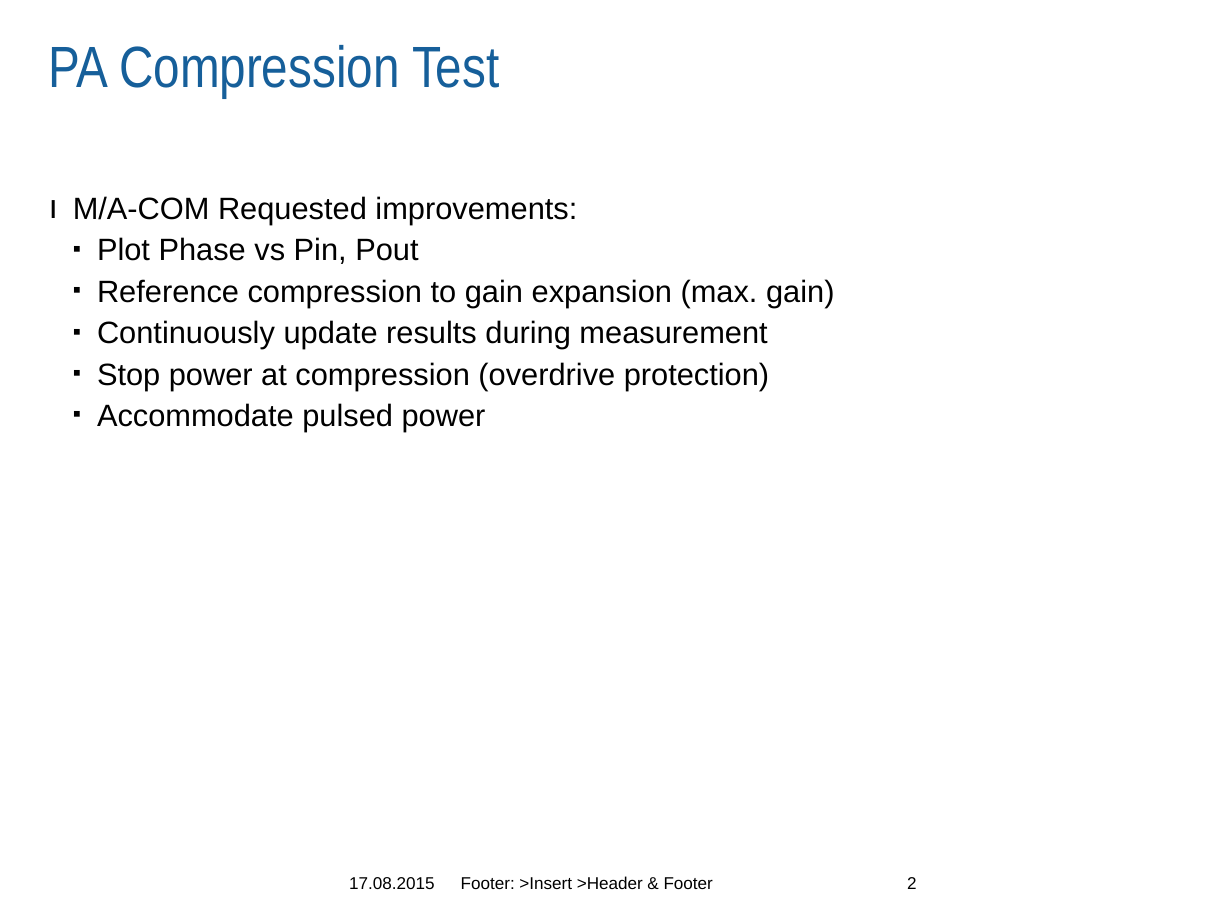
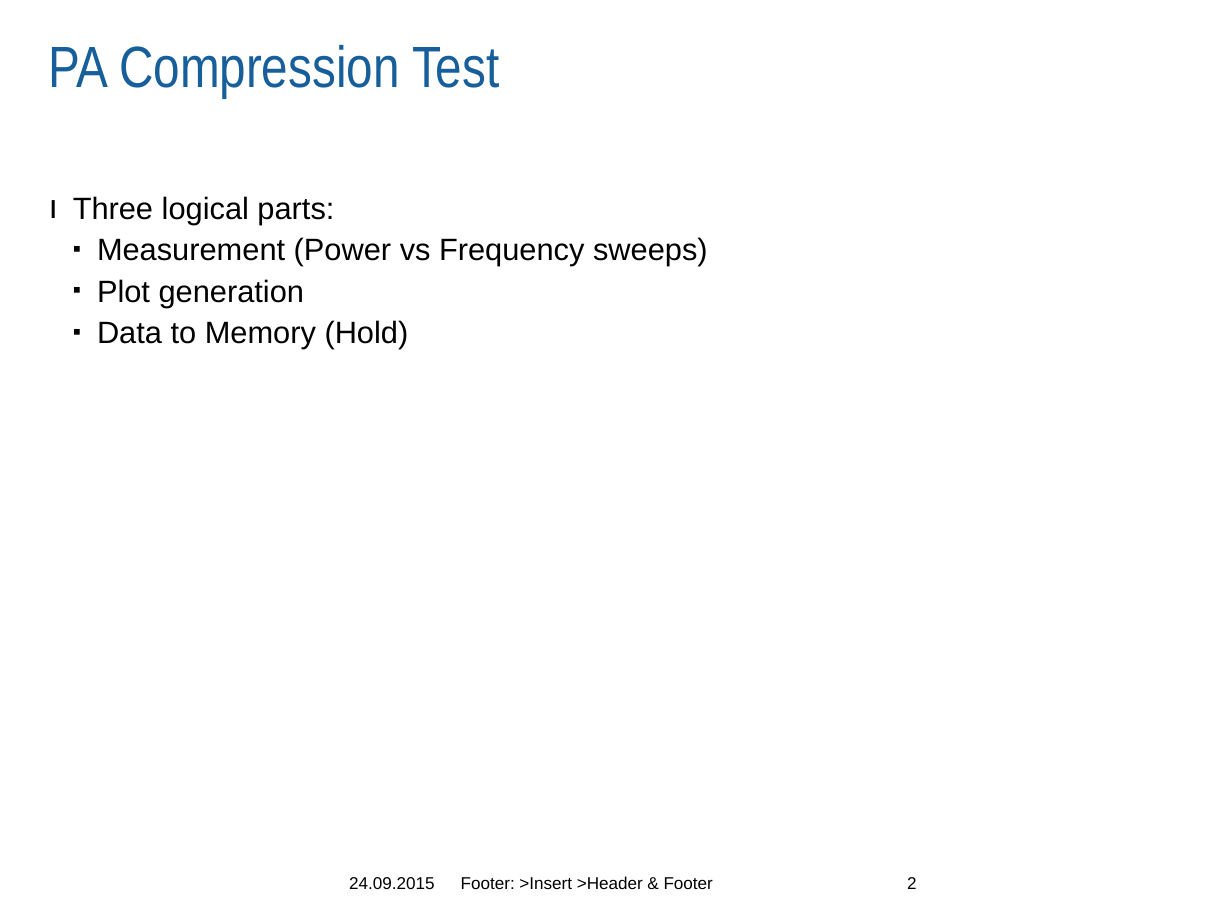
Before and after one commit to Terrabits/PACompressionTest, a slide deck: slide 2 of Screenshots/v2.0 Prototype/MA-COM PA Compression Test Software.pptx. Drawn at 1232x924 pixels with LibreOffice and Linux fonts; fonts in the diff are those of the drawing; background and template pictures are left out. Boxes give left, top, right and bottom in pixels: in the first picture for what was removed or moved away, otherwise in the second. Text is boxed around its words. In the diff, an @@ line names an element or a change of style, - is before the commit and + after.

```diff
--- a/Screenshots/v2.0 Prototype/MA-COM PA Compression Test Software.pptx
+++ b/Screenshots/v2.0 Prototype/MA-COM PA Compression Test Software.pptx
@@ text at [73,196,708,349]: text changed @@
-ı M/A-COM Requested improvements:
-  ▪ Plot Phase vs Pin, Pout
-  ▪ Reference compression to gain expansion (max. gain)
-  ▪ Continuously update results during measurement
-  ▪ Stop power at compression (overdrive protection)
-  ▪ Accommodate pulsed power
+ı Three logical parts:
+  ▪ Measurement (Power vs Frequency sweeps)
+  ▪ Plot generation
+  ▪ Data to Memory (Hold)
@@ text at [349,877,434,889]: text changed @@
-17.08.2015
+24.09.2015
```
Also in this commit, not shown: 5 other slides changed, 7 slides removed, 6 other files.
